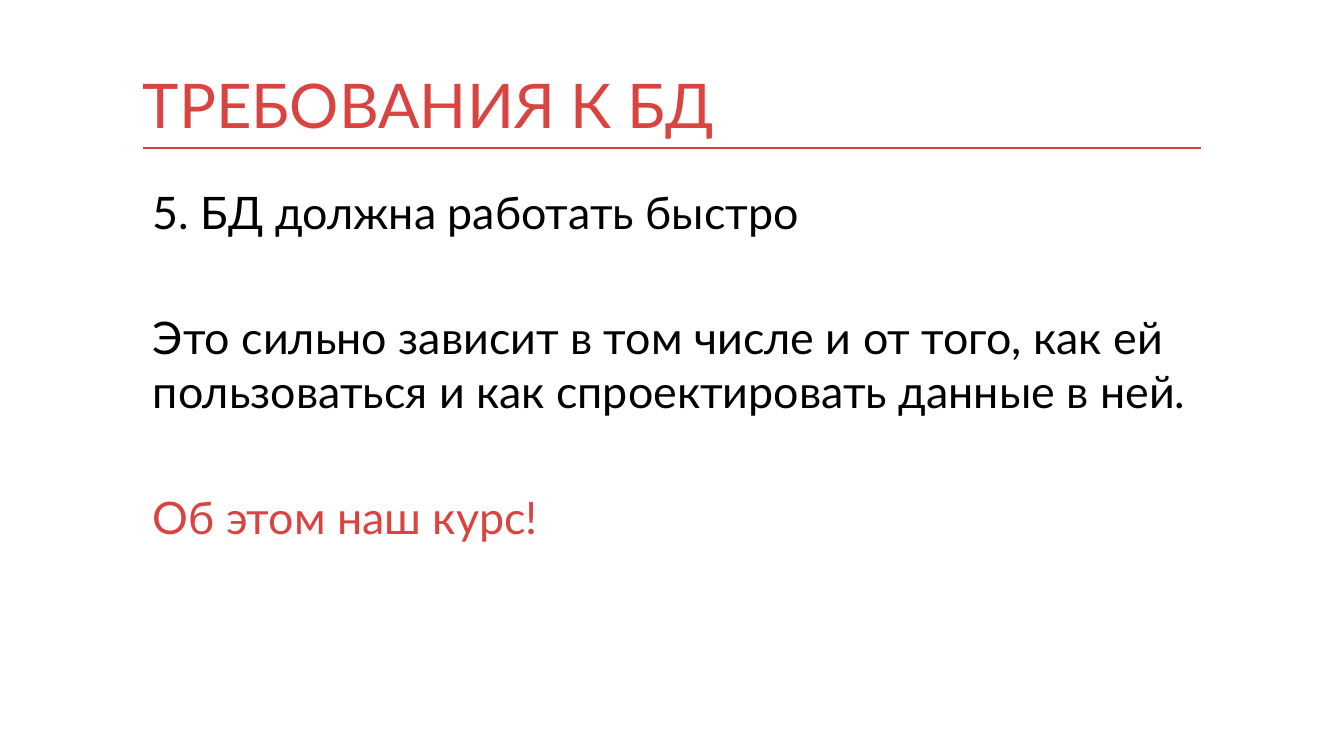
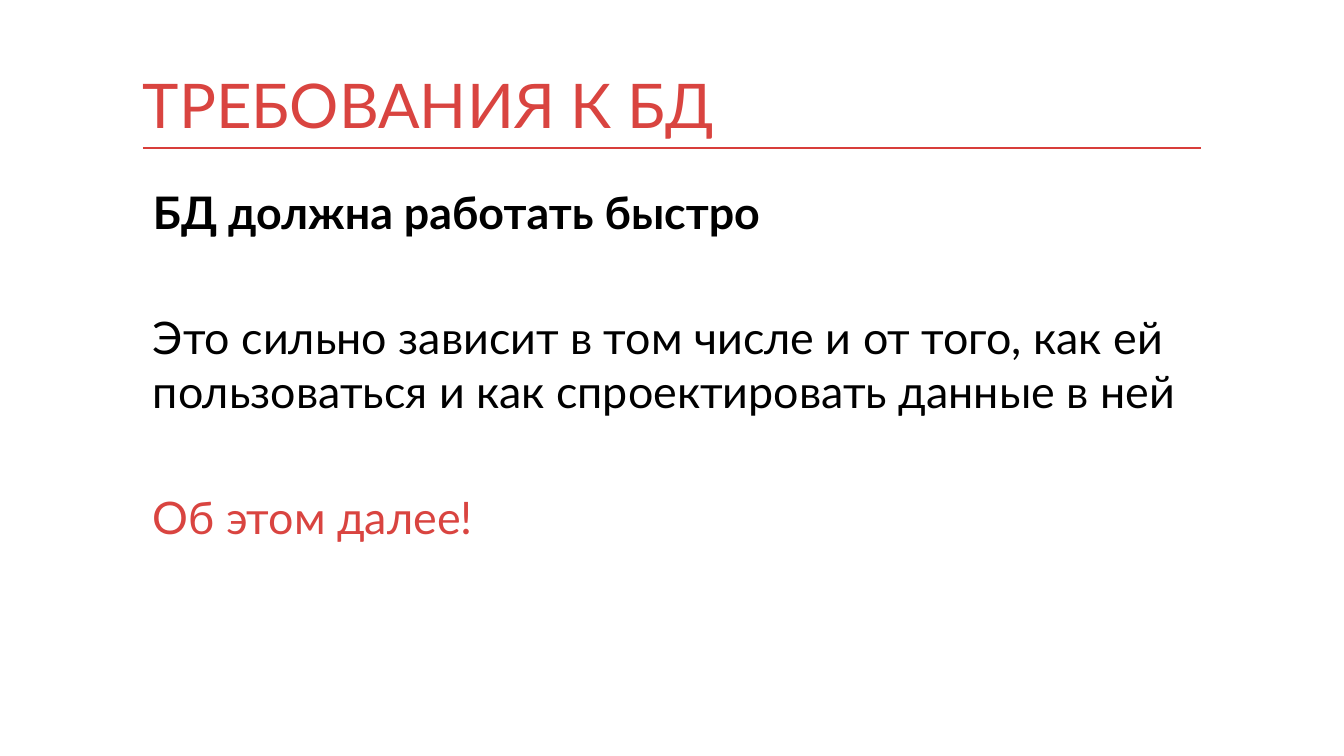
Before and after one commit to mnenorm74/web-game, a slide deck: slide 28 of db.pptx (slide 15 before the commit). Drawn at 1344x756 pixels with LibreOffice and Linux fonts; fonts in the diff are those of the drawing. Boxes give left, top, right and bottom in pixels: in the first picture for what was removed or moved away, otherwise in the second. Text is boxed around its words. In the diff, an @@ line names an element or a change of style, - is before the commit and + after.

```diff
--- a/db.pptx
+++ b/db.pptx
@@ text at [153,196,1175,542]: text changed @@
-5. БД должна работать быстро
-Это сильно зависит в том числе и от того, как ей пользоваться и как спроектировать данные в ней.
-Об этом наш курс!
+БД должна работать быстро
+Это сильно зависит в том числе и от того, как ей пользоваться и как спроектировать данные в ней
+Об этом далее!
```
Also in this commit, not shown: 39 other slides changed, 28 slides added, 3 slides removed, 2 other files.
